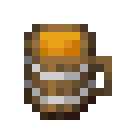
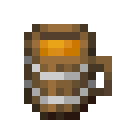
Layers edited between the first and the second 128×128 image:
painted on "Liquid" over [40, 32, 80, 40]
